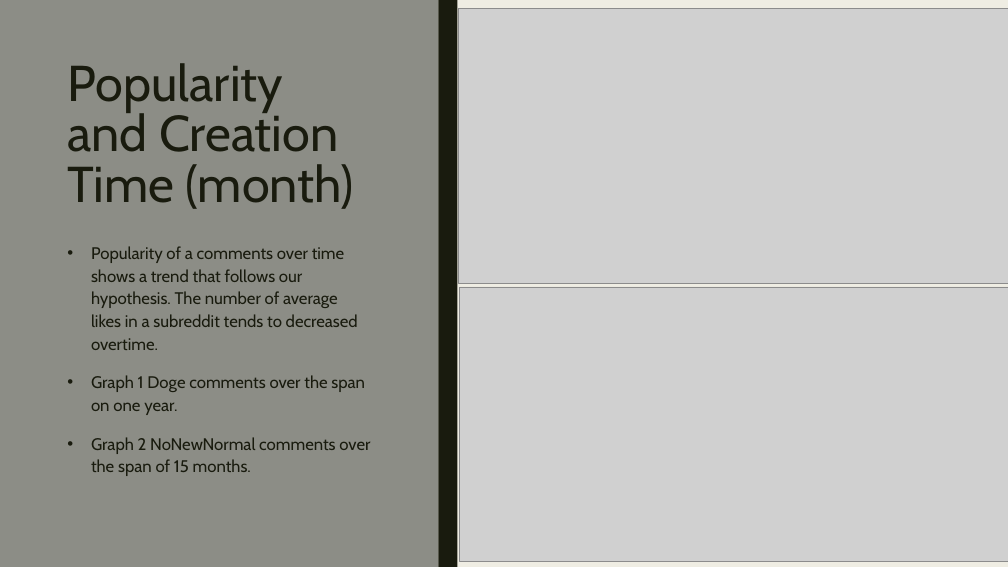
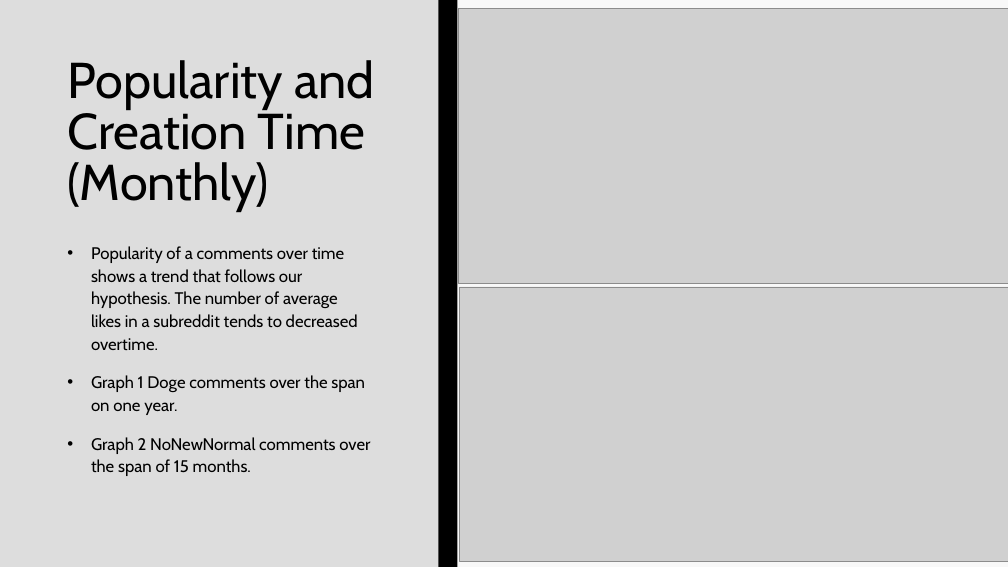
Before and after one commit to EvaTarr/CMPT412Project, a slide deck: slide 7 of presentation.pptx. Drawn at 1008x567 pixels with LibreOffice and Linux fonts; fonts in the diff are those of the drawing; grey boxes stand for pictures. Boxes give left, top, right and bottom in pixels: in the first picture for what was removed or moved away, otherwise in the second. Text is boxed around its words. In the diff, an @@ line names an element or a change of style, - is before the commit and + after.

```diff
--- a/presentation.pptx
+++ b/presentation.pptx
@@ background #EFEDE3 to #F8F8F8 @@
@@ rectangle at (0, 0, 439, 567): fill #8C8D86 to #DDDDDD @@
@@ rectangle at (439, 0, 457, 567): fill #191B0E to #000000 @@
@@ title at (67, 60, 374, 211): text changed; text colour #191B0E to #000000 @@
-Popularity and Creation Time (month)
+Popularity and Creation Time (Monthly)
@@ text "Popularity of a comments over ..." at (91, 246, 370, 476): text colour #191B0E to #000000 @@
```
Also in this commit, not shown: 10 other slides changed, 1 slide added, 1 slide removed, 3 other files.
